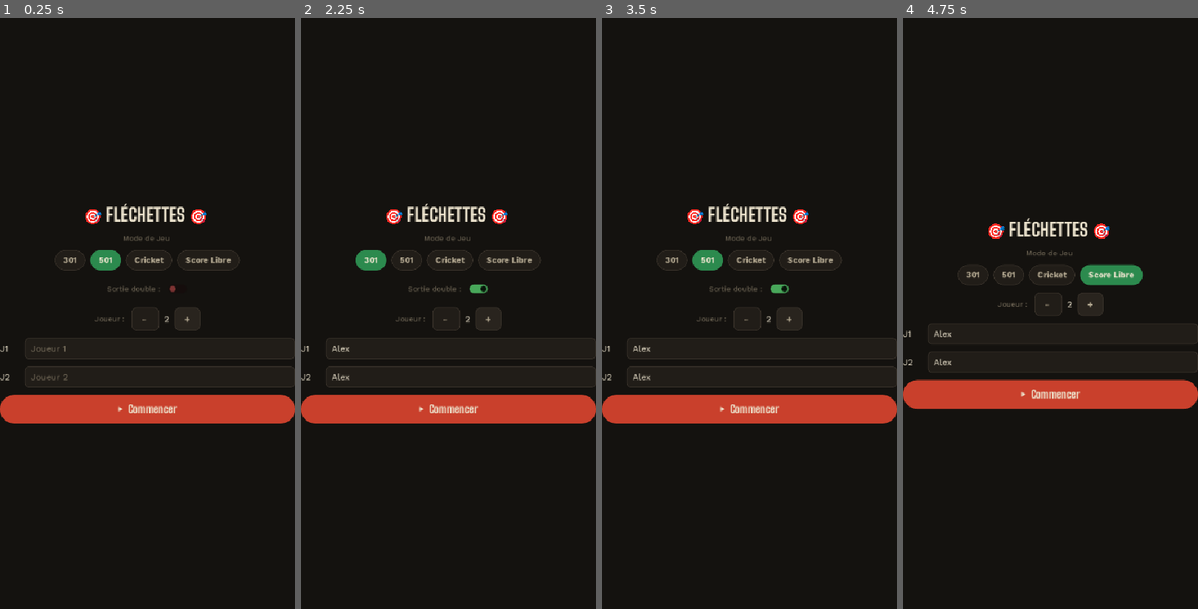
Above: before the commit, frames 1-4 (left to right).
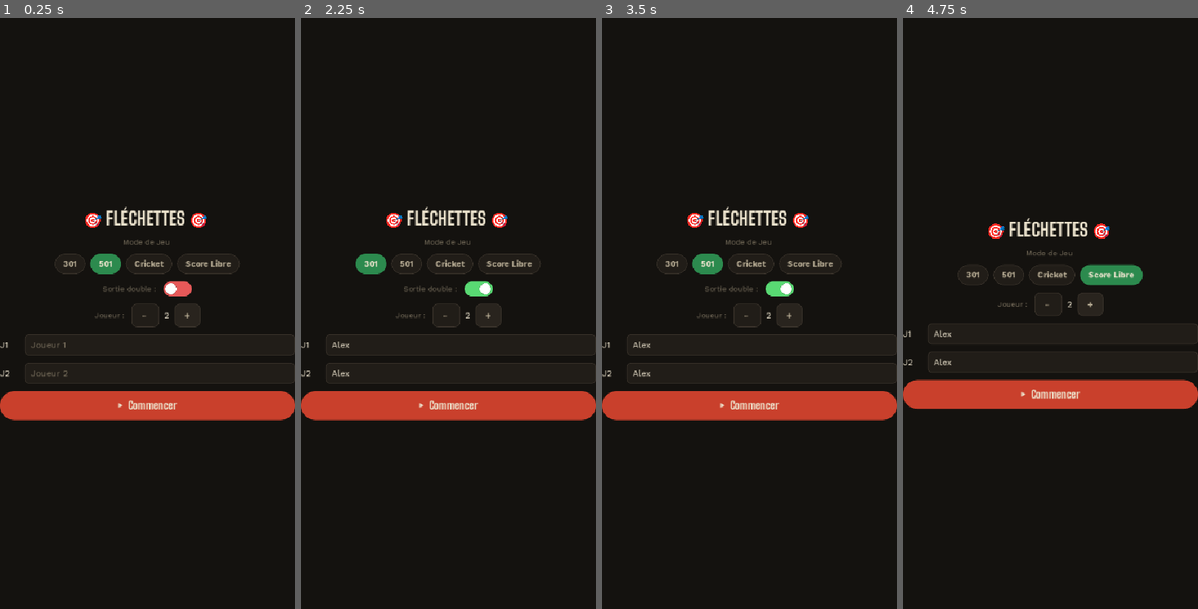
Above: after the commit, the same moments.

Repository: hugewilfried-hub/flechepointe
Game: Godot game, scene res://scenes/MainMenu.tscn
Same seed, same stepped clock (60 frames per second), same inputs: the game is played once before the commit and once after it.
Inputs (mouse positions are in pixels of both pictures, inside the frame that each line leads up to):
- Up to frame 1 (0.25 s): no input
- Up to frame 2 (2.25 s): click (460, 348) at 0.52 s; type "Alex" at 0.6 s; click (460, 378) at 0.75 s; type "Alex" at 0.83 s; click (478, 289) at 1.25 s; click "301" at 2 s
- Up to frame 3 (3.5 s): click "501" at 2.75 s
- Up to frame 4 (4.75 s): click "Cricket" at 3.5 s; click "Score Libre" at 4.25 s

The runs differ from the first frame. In frame 1, 4.5% of the frame differs, in the area x 0-100%, y 31-69%; in frame 2, 4.5%; in frame 3, 4.5%; in frame 4, nothing differs.

Commit message:
Corrige l'asymetrie visuelle du switch Sortie double
Le CheckButton natif ignorait les surcharges de theme d'instance pour
ses icones on/off (verifie empiriquement : meme icone forcee sur les
deux etats, toujours rendue differemment). Remplace par un Button en
toggle_mode dont la piste (StyleBoxFlat) et le curseur (disque genere
en code) sont geres a la main, garantissant un rendu strictement
symetrique entre les deux etats (vert/rouge).

Co-Authored-By: Claude Sonnet 5 <noreply@anthropic.com>

Diff:
--- a/scenes/MainMenu.gd
+++ b/scenes/MainMenu.gd
@@ -15,7 +15,7 @@
 @onready var btn_cricket:       Button        = $VBoxContainer/mode_box/bnt_cricket
 @onready var btn_free:          Button        = $VBoxContainer/mode_box/bnt_free
 @onready var double_out_row:    HFlowContainer = $VBoxContainer/double_out_row
-@onready var chk_double_out:    CheckButton   = $VBoxContainer/double_out_row/chk_double_out
+@onready var chk_double_out:    Button        = $VBoxContainer/double_out_row/chk_double_out
 @onready var btn_minus:         Button        = $VBoxContainer/joueur_row/btn_minus
 @onready var btn_plus:          Button        = $VBoxContainer/joueur_row/btn_plus
 @onready var lbl_count:         Label         = $VBoxContainer/joueur_row/lbl_count
@@ -25,6 +25,7 @@
 var _mode: GameData.GameMode = GameData.GameMode.MODE_501
 var _player_count: int = 2
 var _double_out: bool = false
+var _switch_knob: ImageTexture
 
 const MIN_PLAYERS := 2
 const MAX_PLAYERS := 8
@@ -92,14 +93,41 @@
 	_double_out = pressed
 	_refresh_double_out_style()
 
-## Switch basique : teinte le CheckButton natif en vert quand activé,
-## en rouge quand désactivé. Le fond (StyleBox) est rendu transparent
-## pour éviter le carré coloré autour de l'icône.
+## Switch dessiné à la main (piste colorée + curseur) plutôt que de
+## s'appuyer sur les icônes natives "on"/"off" d'un CheckButton : sur ce
+## contrôle, les surcharges de thème par instance (icône ET stylebox liés
+## à l'état coché) sont ignorées par le moteur au rendu — testé avec une
+## icône identique forcée sur les deux états, toujours rendue différemment.
+## `chk_double_out` est donc un Button en toggle_mode : sa piste (StyleBox)
+## et son curseur (icône simple, sans dualité on/off) sont 100% sous notre
+## contrôle, ce qui garantit un rendu strictement symétrique entre les
+## deux états, seule la couleur de piste changeant (vert/rouge).
 func _refresh_double_out_style() -> void:
-	var empty_style := StyleBoxEmpty.new()
-	for state in ["normal", "hover", "pressed", "hover_pressed", "focus"]:
-		chk_double_out.add_theme_stylebox_override(state, empty_style)
-	chk_double_out.modulate = Color(0.35, 0.85, 0.45) if _double_out else Color(0.9, 0.35, 0.35)
+	var track := StyleBoxFlat.new()
+	track.bg_color = Color(0.35, 0.85, 0.45) if _double_out else Color(0.9, 0.35, 0.35)
+	track.set_corner_radius_all(12)
+	track.content_margin_left = 3
+	track.content_margin_right = 3
+	track.content_margin_top = 3
+	track.content_margin_bottom = 3
+	for state in ["normal", "hover", "pressed", "hover_pressed", "focus", "disabled"]:
+		chk_double_out.add_theme_stylebox_override(state, track)
+	if _switch_knob == null:
+		_switch_knob = _build_switch_knob()
+	chk_double_out.icon = _switch_knob
+	chk_double_out.expand_icon = false
+	chk_double_out.icon_alignment = HORIZONTAL_ALIGNMENT_RIGHT if _double_out else HORIZONTAL_ALIGNMENT_LEFT
+
+## Génère le curseur (petit disque blanc) du switch.
+func _build_switch_knob(diameter: int = 18) -> ImageTexture:
+	var image := Image.create(diameter, diameter, false, Image.FORMAT_RGBA8)
+	var radius := diameter / 2.0
+	var center := Vector2(radius, radius)
+	for y in diameter:
+		for x in diameter:
+			var dist := Vector2(x + 0.5, y + 0.5).distance_to(center)
+			image.set_pixel(x, y, Color(1, 1, 1, 1) if dist <= radius else Color(0, 0, 0, 0))
+	return ImageTexture.create_from_image(image)
 
 func _refresh_count_label() -> void:
 	lbl_count.text = str(_player_count)
--- a/scenes/MainMenu.tscn
+++ b/scenes/MainMenu.tscn
@@ -65,8 +65,11 @@
 theme_type_variation = &"MutedLabel"
 text = "Sortie double : "
 
-[node name="chk_double_out" type="CheckButton" parent="VBoxContainer/double_out_row" unique_id=550217374]
+[node name="chk_double_out" type="Button" parent="VBoxContainer/double_out_row" unique_id=550217374]
 layout_mode = 2
+toggle_mode = true
+custom_minimum_size = Vector2(46, 24)
+text = ""
 
 [node name="joueur_row" type="HFlowContainer" parent="VBoxContainer" unique_id=1581853831]
 layout_mode = 2
